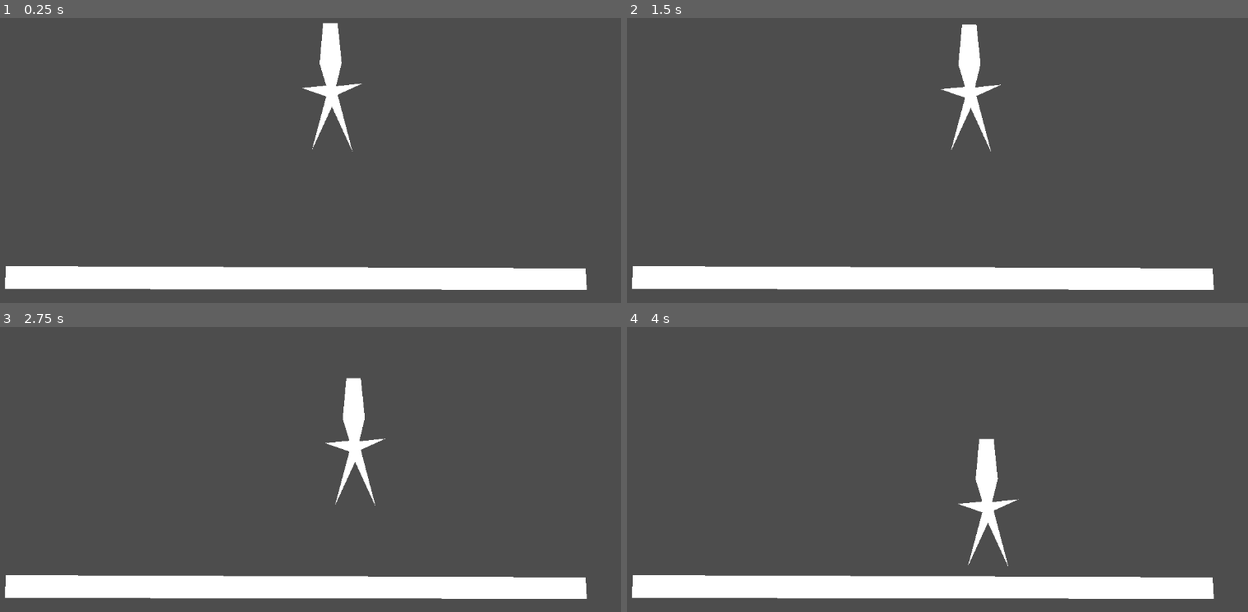
Above: before the commit, frames 1-4 (two rows, left to right).
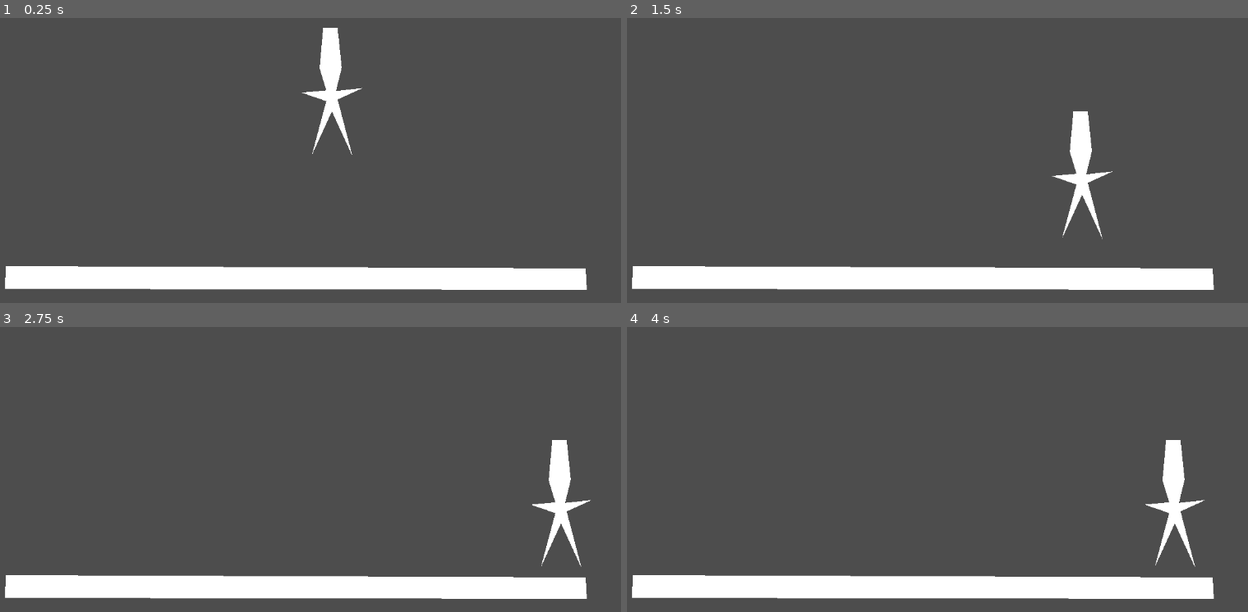
Above: after the commit, the same moments.

Repository: Hyperling/Platformer
Game: Godot game, scene res://Level.tscn
Same seed, same stepped clock (60 frames per second), same inputs: the game is played once before the commit and once after it.
Inputs:
- Up to frame 1 (0.25 s): no input
- Up to frame 2 (1.5 s): hold D (ui_right) 0.53-1.28 s; hold S (ui_down) from 1.28 s (still down)
- Up to frame 3 (2.75 s): release S (ui_down) at 2.03 s; hold D (ui_right) from 2.03 s (still down)
- Up to frame 4 (4 s): release D (ui_right) at 2.78 s; hold W (ui_up) 2.78-3.53 s; hold A (ui_left) from 3.53 s (still down)

The runs differ from the first frame. In frame 1, 0.6% of the frame differs, in the area x 48-59%, y 1-48%; in frame 2, 2.4%; in frame 3, 2.4%, in the area x 52-96%, y 17-85%; in frame 4, 2.4%.

Commit message:
Fixed movements greatly. Not sure why jumping got broken, was working well then stopped.

Diff:
--- a/GodotProject/Player.gd
+++ b/GodotProject/Player.gd
@@ -6,12 +6,13 @@
 
 var x_dir = 0
 var moving = false
-var accel = 100
-var maxspeed = 125
-var friction = 50
+var accel = 50
+var maxspeed = 250
+var friction = 500
 
 var y_dir = 0
 var jumping = false
+var falling = true
 var jump_speed = 1000
 var gravity = 250
 
@@ -26,22 +27,23 @@
 
 func _physics_process(delta):
 	## Controls ##
+
 	# Movement
 	if Input.is_action_pressed("ui_left"):
-		moving = true
-		velocity.x += -accel * delta
+		velocity.x += -accel #* delta
+	if Input.is_action_pressed("ui_right"):
+		velocity.x += accel #* delta
 
-	if Input.is_action_pressed("ui_right"):
-		moving = true
-		velocity.x += accel * delta
+	# Jump
+	if Input.is_action_pressed("ui_up"):
+		if !jumping && !falling:
+			jumping = true
+			velocity.y = -jump_speed #* delta
+			print_debug(str(velocity.y))
 
-	if Input.is_action_pressed("ui_up"):
-		if !jumping:
-			jumping = true
-			velocity.y += -jump_speed * delta
-
-	if Input.is_action_pressed("ui_down"):
-		velocity.y += accel * delta
+	# Crouch
+	#if Input.is_action_pressed("ui_down"):
+	#	velocity.y += accel #* delta
 
 	# Combat
 	#TBD
@@ -54,19 +56,17 @@
 		if round(velocity.x) == 0:
 			velocity.x = 0
 			x_dir = 0
-			moving = false
 
 	## Gravity ##
 
-	if velocity.y != 0:
-		y_dir = velocity.y / abs(velocity.y)
-		if round(velocity.y) == 0:
-			velocity.y = 0
-			y_dir = 0
+	if round(velocity.y) == 0:
 		if jumping:
-			velocity.y -= gravity * -x_dir * delta
-	else:
-		jumping = false
+			jumping = false
+			falling = true
+		elif falling:
+			falling = false
+
+	velocity.y += gravity * delta
 
 	## Speed Limits ##
 
@@ -78,7 +78,14 @@
 
 	move_and_slide()
 
-	print_debug("X Dir = " + str(x_dir) + ", X Speed = " + str(velocity.x))
-	print_debug("Y Dir = " + str(y_dir) + ", Y Speed = " + str(velocity.y))
+	print_debug(
+		"X Dir = " + str(x_dir)
+		+ ", X Speed = " + str(velocity.x)
+		+ "\n"
+		+ "Y Dir = " + str(y_dir)
+		+ ", Y Speed = " + str(velocity.y)
+		+ ", Jumping is " + str(jumping)
+		+ ", Falling is " + str(falling)
+	)
 
 	pass
